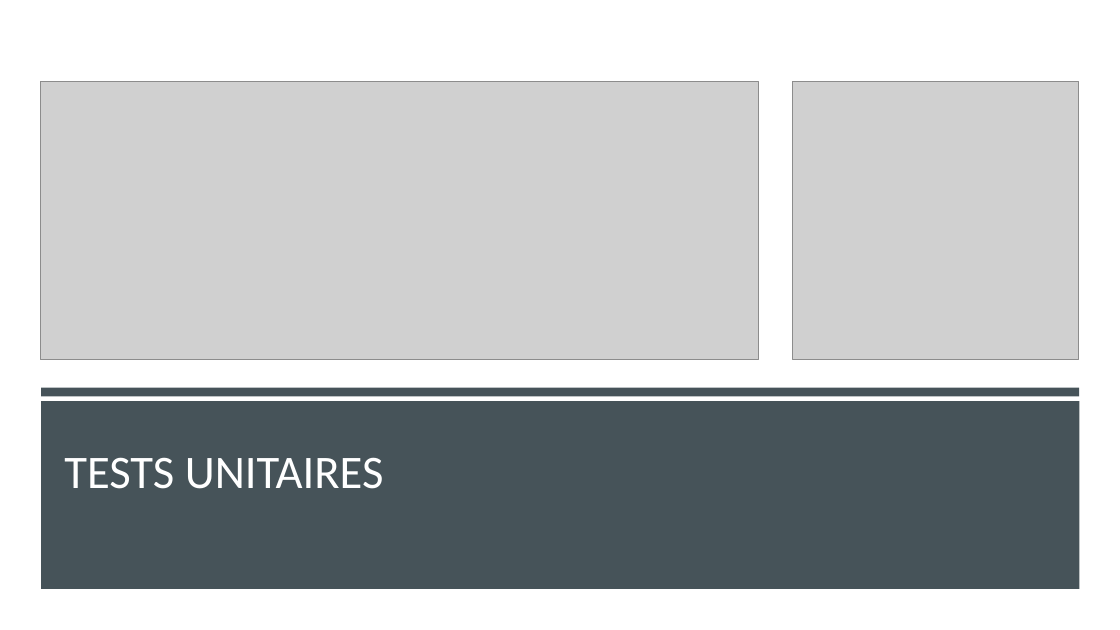
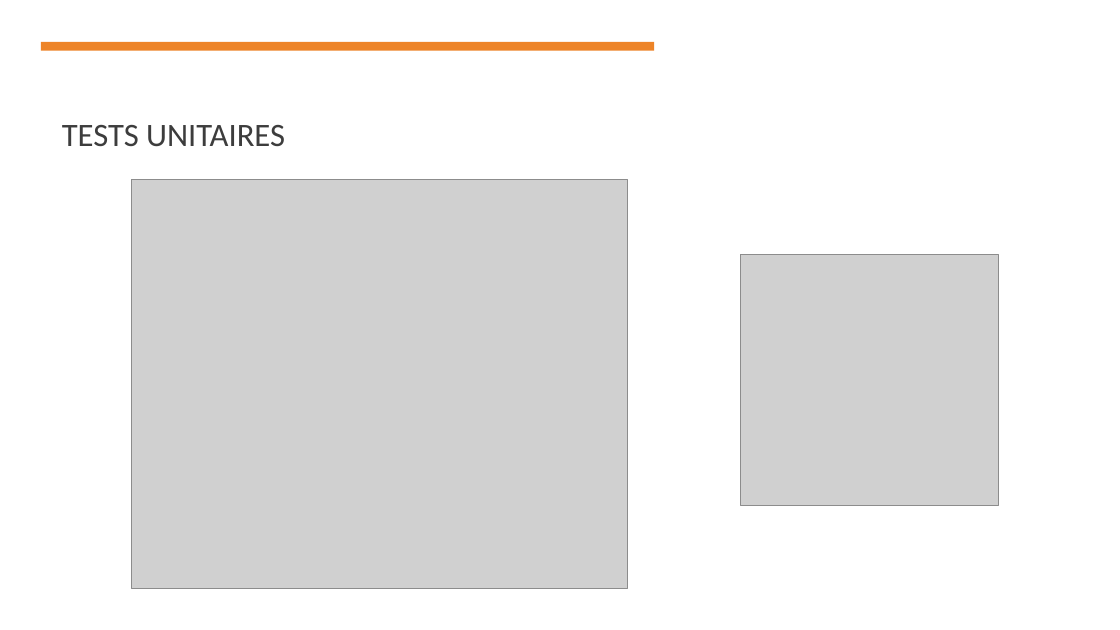
Before and after one commit to MickaeliOS/OpenClassrooms-P9-LeBaluchon, a slide deck: slide 9 of Soutenance/Horn_Mickael_presentation_4_102022.pptx. Drawn at 1120x630 pixels with LibreOffice and Linux fonts; fonts in the diff are those of the drawing; grey boxes stand for pictures. Boxes give left, top, right and bottom in pixels: in the first picture for what was removed or moved away, otherwise in the second. Text is boxed around its words. In the diff, an @@ line names an element or a change of style, - is before the commit and + after.

```diff
--- a/Soutenance/Horn_Mickael_presentation_4_102022.pptx
+++ b/Soutenance/Horn_Mickael_presentation_4_102022.pptx
@@ rectangle added at box(41, 42, 655, 50), fill #ED8428 @@
@@ picture removed at box(40, 82, 759, 360) @@
@@ title "TESTS UNITAIRES": place and size @@
-title "TESTS UNITAIRES" at box(64, 457, 384, 489)
+title "TESTS UNITAIRES" at box(62, 125, 285, 147)
@@ title "TESTS UNITAIRES" at box(62, 125, 285, 147): size 40 to 28 pt, text colour #FFFFFF to #3D3D3D @@
@@ picture added at box(132, 179, 628, 588) @@
@@ picture: place and size @@
-picture at box(793, 82, 1080, 360)
+picture at box(740, 255, 998, 505)
@@ rectangle removed at box(41, 387, 1080, 396) @@
@@ rectangle removed at box(41, 401, 1080, 589) @@
```
Also in this commit, not shown: 2 other slides changed, 13 other files.
